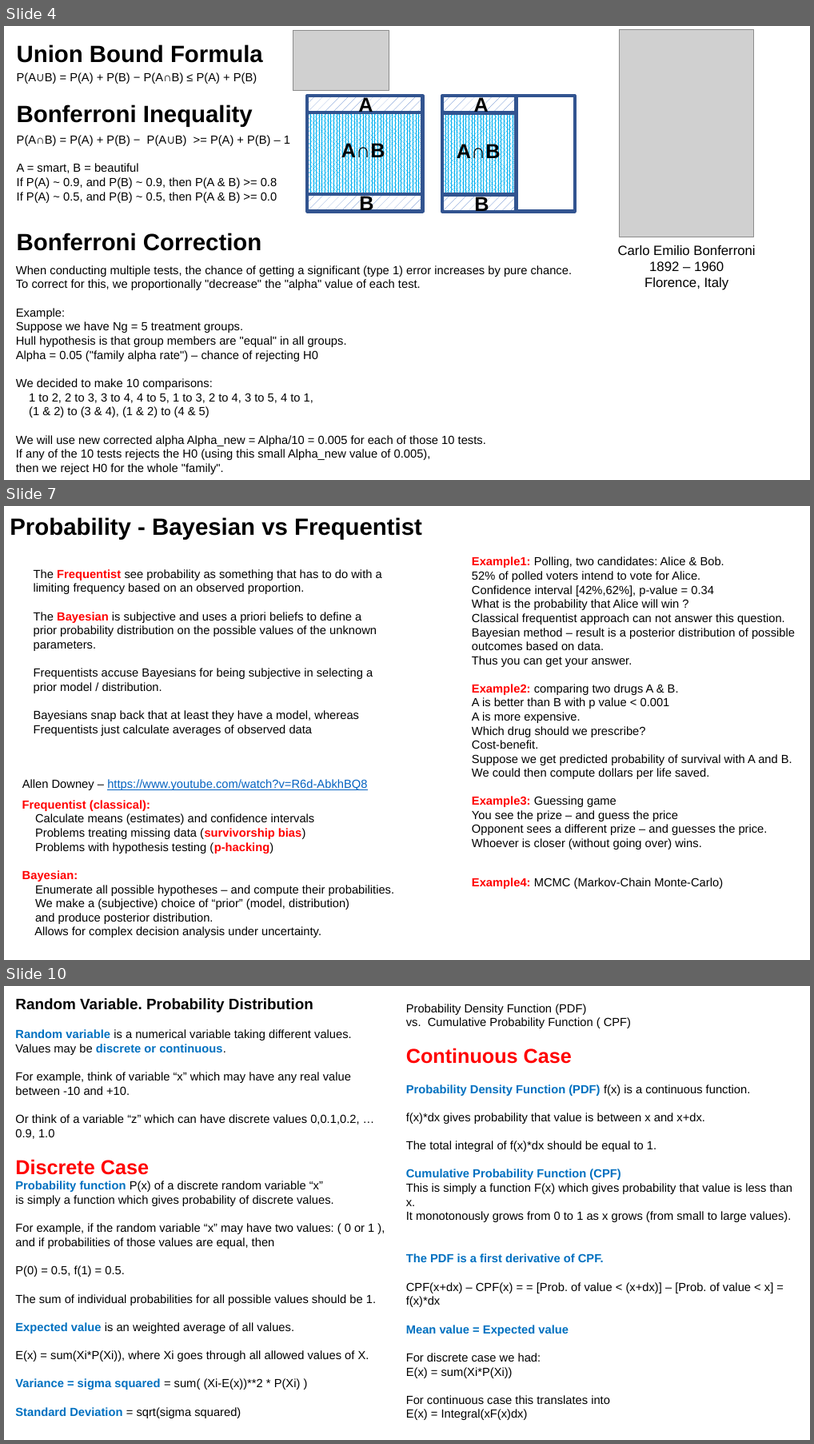
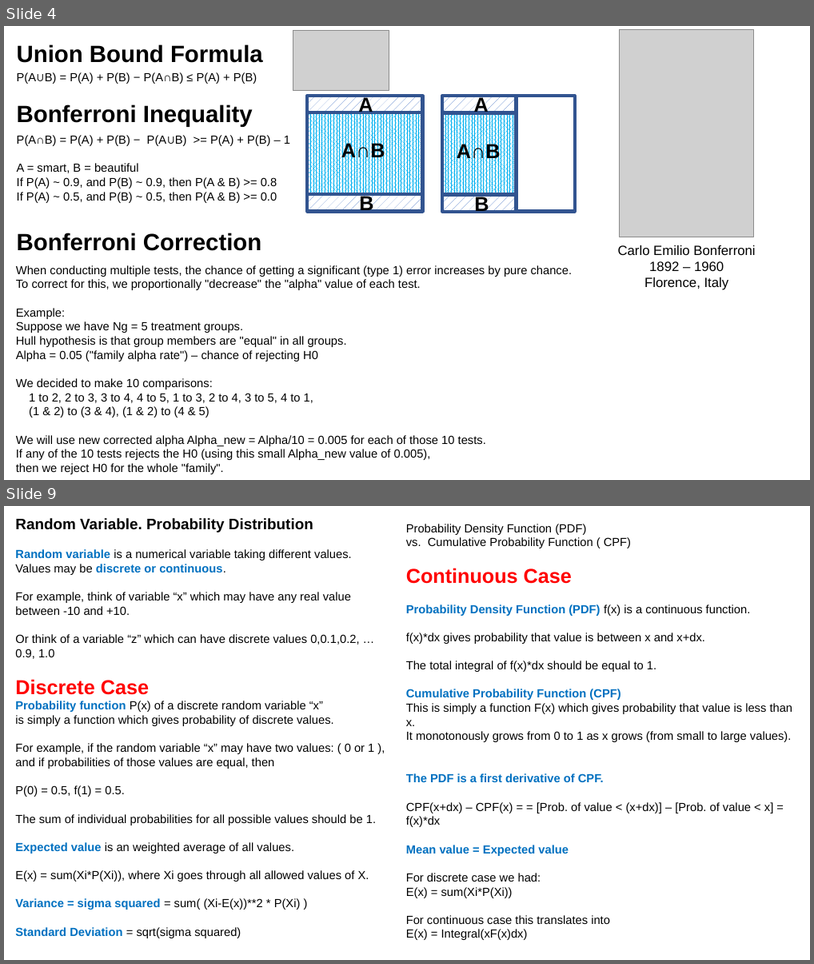
Before and after one commit to lselector/ml_ai_doc, a slide deck: statistics_01_probability.pptx. Shown one above the other, each under a label of ours: slides 4, 7 and 10 before the commit, slides 4 and 9 after it; the slides between them are not shown. The pictures are 814x1444 and 814x964 pixels, drawn with LibreOffice and Linux fonts; fonts in the diff are those of the drawing; grey boxes stand for pictures. Boxes give left, top, right and bottom in pixels: in the first picture for what was removed or moved away, otherwise in the second. Text is boxed around its words. In the diff, an @@ line names an element or a change of style, - is before the commit and + after.

```diff
--- a/statistics_01_probability.pptx
+++ b/statistics_01_probability.pptx
@@ slide 7 removed at box(4, 506, 810, 960), background #FFFFFF @@
@@ text removed at box(10, 517, 422, 540) @@
-Probability - Bayesian vs Frequentist
@@ text removed at box(34, 569, 382, 736) @@
-The Frequentist see probability as something that has to do with a limiting frequency based on an observed proportion.
-The Bayesian is subjective and uses a priori beliefs to define a prior probability distribution on the possible values of the unknown parameters.
-Frequentists accuse Bayesians for being subjective in selecting a prior model / distribution.
-Bayesians snap back that at least they have a model, whereas Frequentists just calculate averages of observed data
@@ text removed at box(472, 556, 795, 667) @@
-Example1: Polling, two candidates: Alice & Bob.
-52% of polled voters intend to vote for Alice.
-Confidence interval [42%,62%], p-value = 0.34
-What is the probability that Alice will win ?
-Classical frequentist approach can not answer this question.
-Bayesian method – result is a posterior distribution of possible
-outcomes based on data.
-Thus you can get your answer.
@@ text removed at box(472, 684, 793, 779) @@
-Example2: comparing two drugs A & B.
-A is better than B with p value < 0.001
-A is more expensive.
-Which drug should we prescribe?
-Cost-benefit.
-Suppose we get predicted probability of survival with A and B.
-We could then compute dollars per life saved.
@@ text removed at box(22, 779, 367, 790) @@
-Allen Downey – https://www.youtube.com/watch?v=R6d-AbkhBQ8
@@ text removed at box(22, 800, 395, 937) @@
-Frequentist (classical):
-Calculate means (estimates) and confidence intervals
-Problems treating missing data (survivorship bias)
-Problems with hypothesis testing (p-hacking)
-Bayesian:
-Enumerate all possible hypotheses – and compute their probabilities.
-We make a (subjective) choice of “prior” (model, distribution)
-and produce posterior distribution.
-Allows for complex decision analysis under uncertainty.
@@ text removed at box(472, 796, 768, 849) @@
-Example3: Guessing game
-You see the prize – and guess the price
-Opponent sees a different prize – and guesses the price.
-Whoever is closer (without going over) wins.
@@ text removed at box(472, 877, 723, 888) @@
-Example4: MCMC (Markov-Chain Monte-Carlo)
@@ what was slide 10 is now slide 9 @@
```
Also in this commit, not shown: 3 slides changed, 1 slide added, 1 other slide removed, 2 other files.
